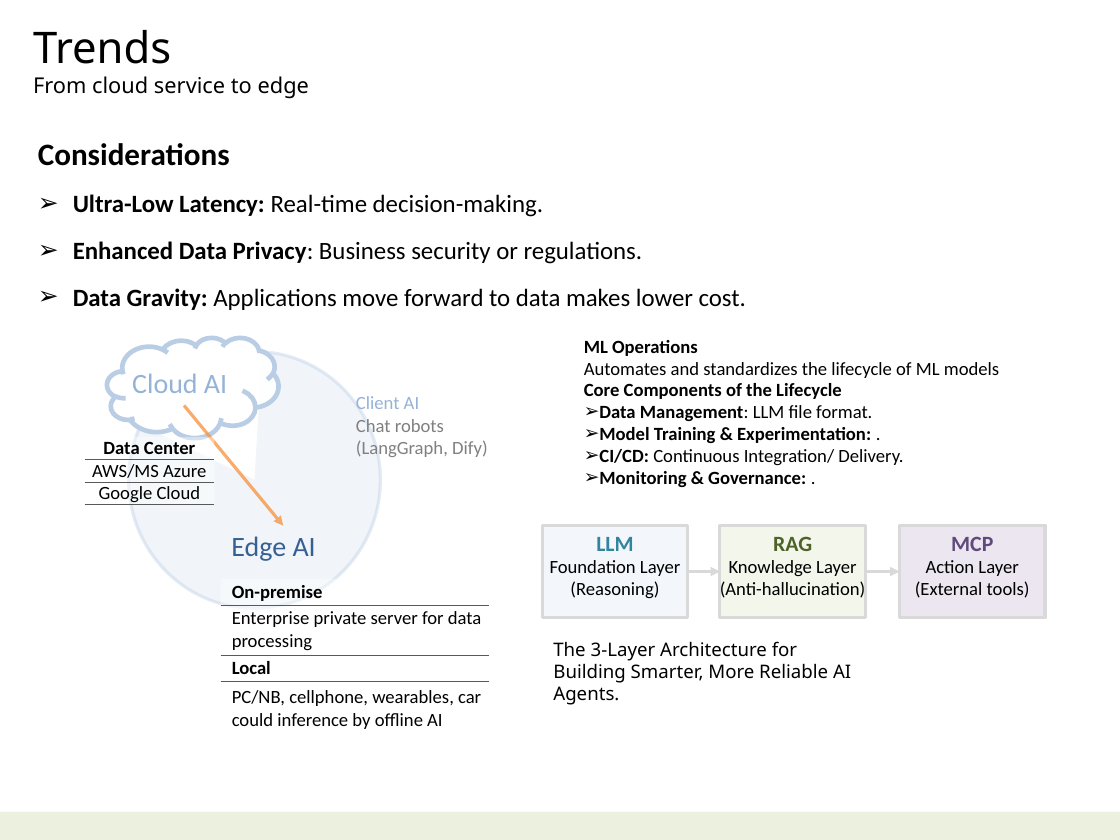
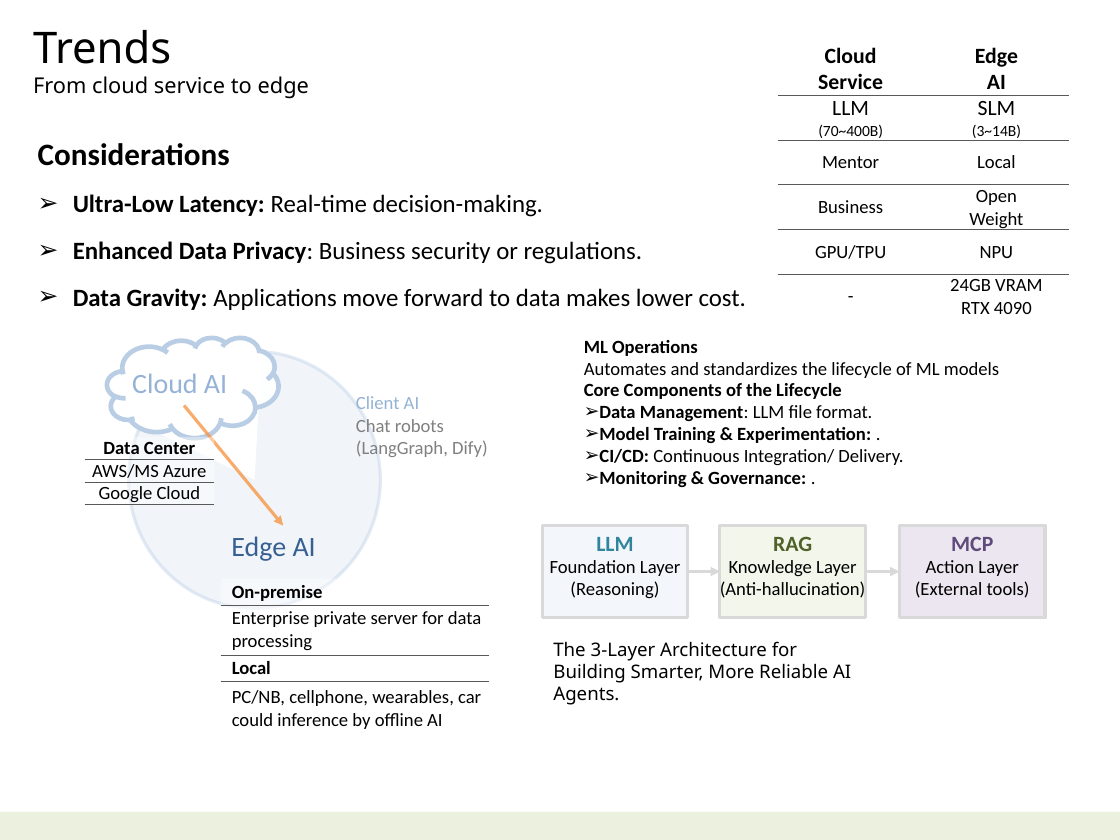
Before and after one commit to navibator/crazy-ai, a slide deck: slide 11 of ai-gemma.pptx (slide 10 before the commit). Drawn at 1120x840 pixels with LibreOffice and Linux fonts; fonts in the diff are those of the drawing. Boxes give left, top, right and bottom in pixels: in the first picture for what was removed or moved away, otherwise in the second. Text is boxed around its words. In the diff, an @@ line names an element or a change of style, - is before the commit and + after.

```diff
--- a/ai-gemma.pptx
+++ b/ai-gemma.pptx
@@ table added at bbox=[777, 43, 1068, 318], 6 rows, 2 columns @@
+Cloud / Service | Edge / AI
+LLM / (70~400B) | SLM / (3~14B)
+Mentor | Local
+Business | Open / Weight
+GPU/TPU | NPU
+- | 24GB VRAM / RTX 4090
@@ text "Considerations" rewrapped from bbox=[38, 143, 746, 310] to bbox=[73, 194, 746, 310] @@
```
Also in this commit, not shown: 4 other slides changed, 1 slide added, 3 slides removed, 1 other file.
